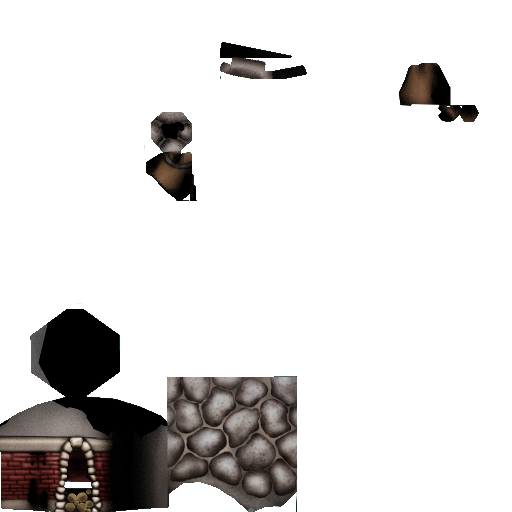
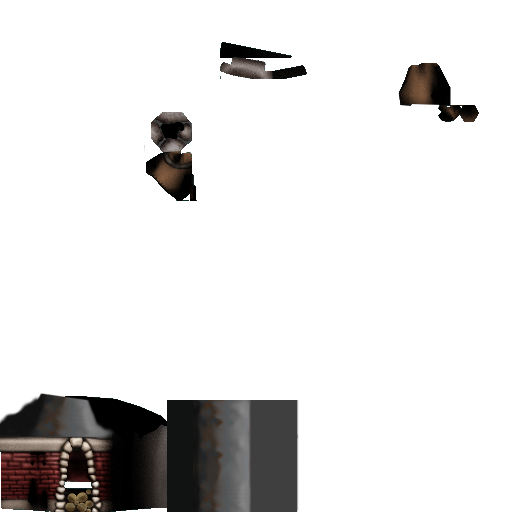
Layer changes from the first 512×512 image to the second:
added layer "chimney#7" above "chimney#6" over (0, 393, 114, 440)
added layer "chimney#6" above "Eingefügte Ebene#1" over (167, 400, 297, 512)
added layer "Eingefügte Ebene#1" above "chimney#5" over (191, 414, 254, 512)
added layer "chimney#5" above "chimney#4" over (192, 400, 252, 433)
added layer "chimney#4" above "Eingefügte Ebene" over (192, 400, 252, 512)
added layer "Eingefügte Ebene" above "chimney#2" over (227, 400, 287, 512)
added layer "chimney#2" (52%) above "chimney#1" over (3, 396, 106, 438)
added layer "chimney#1" above "chimney#3" over (0, 394, 115, 440)
added layer "chimney#3" above "chimney-Kopie" over (167, 400, 227, 512)
added layer "chimney-Kopie" above "chimney" over (166, 400, 299, 512)
added layer "nochimney" above "Hintergrund-Kopie#2" over (0, 303, 299, 512)
hid "Hintergrund-Kopie#2" over (0, 303, 299, 512)
